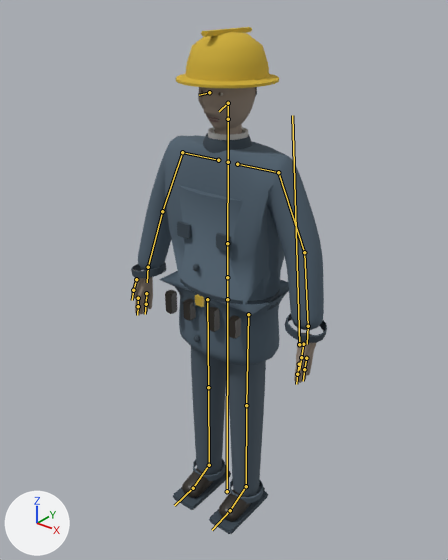
Renders of the glTF model models/city/people/electrician.glb from each side of a commit.
Camera for both pictures: a camera (50 mm lens) standing at (1.234, -1.564, 1.966) and looking at (-0.014, -0.004, 0.999). The lights are fixed; the arrows at lower left show +X, +Y and +Z. The picture after the commit comes second. The bones that change, and the others that lie on the model, are drawn over the model as lines.

In view in the first picture: 'human_noir'.
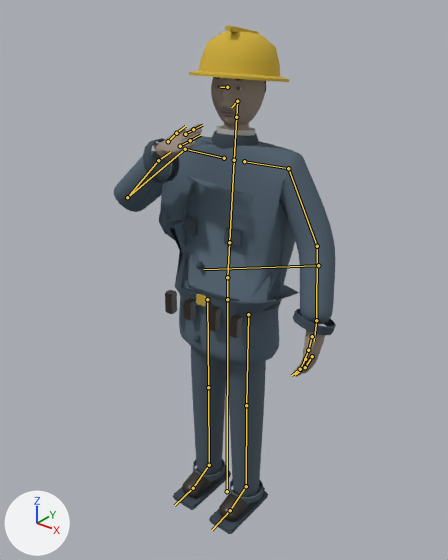
The newer file adds an action. The first version stands in its rest pose; the second is drawn at frame 6 of the action 'hand_recoil'.

Changed parts and their boxes [x1, y1, x2, y2] in the pictures (448 x 560 px):
'human_noir', posed (13% wider): before [131, 27, 327, 534]; after [114, 26, 336, 534]
bone 'spine', root to tip: before (227, 277) to (227, 243); after (227, 277) to (229, 242)
bone 'head', root to tip: before (228, 119) to (228, 103); after (236, 117) to (237, 101)
bone 'upper_arm.L', root to tip: before (278, 172) to (304, 252); after (288, 168) to (317, 246)
bone 'forearm.L', root to tip: before (304, 252) to (308, 326); after (317, 246) to (316, 320)
bone 'fingers_1.L', root to tip: before (306, 358) to (304, 369); after (312, 356) to (305, 367)
bone 'fingers_2.L', root to tip: before (304, 369) to (303, 381); after (305, 367) to (295, 375)
bone 'index_1.L', root to tip: before (299, 364) to (297, 374); after (305, 359) to (300, 369)
bone 'index_2.L', root to tip: before (297, 374) to (296, 384); after (300, 369) to (291, 375)
bone 'thumb_2.L', root to tip: before (301, 357) to (299, 370); after (308, 350) to (303, 362)
bone 'shoulder.R', root to tip: before (218, 160) to (182, 152); after (224, 158) to (185, 149)
bone 'upper_arm.R', root to tip: before (182, 152) to (162, 211); after (185, 149) to (127, 197)
bone 'forearm.R', root to tip: before (162, 211) to (148, 267); after (127, 197) to (158, 160)

The edits, one by one:
Bone 'spine' (bone_spine) turns from (0, 0, 0) to (-6, 8, 0) degrees about its own x, y and z.
Bone 'head' (bone_head) turns from (0, 0, 0) to (-3, 6, 0) degrees about its own x, y and z.
Bone 'upper_arm.L' (bone_upper_arm_l) turns from (0, 0, 0) to (0, 0, -5) degrees about its own x, y and z.
Bone 'forearm.L' (bone_forearm_l) turns from (0, 0, 0) to (-10, 0, 0) degrees about its own x, y and z.
Bone 'fingers_1.L' (bone_fingers_1_l) turns from (0, 0, 0) to (0, 0, 20) degrees about its own x, y and z.
Bone 'fingers_2.L' (bone_fingers_2_l) turns from (0, 0, 0) to (0, 0, 22) degrees about its own x, y and z.
Bone 'index_1.L' (bone_index_1_l) turns from (0, 0, 0) to (0, 0, 19) degrees about its own x, y and z.
Bone 'index_2.L' (bone_index_2_l) turns from (0, 0, 0) to (0, 0, 21) degrees about its own x, y and z.
Bone 'thumb_2.L' (bone_thumb_2_l) turns from (0, 0, 0) to (0, 0, 8) degrees about its own x, y and z.
Bone 'shoulder.R' (bone_shoulder_r) turns from (0, 0, 0) to (4, 0, 0) degrees about its own x, y and z.
Bone 'upper_arm.R' (bone_upper_arm_r) turns from (0, 0, 0) to (-38, 0, 26) degrees about its own x, y and z.
Bone 'forearm.R' (bone_forearm_r) turns from (0, 0, 0) to (-108, 0, 0) degrees about its own x, y and z.
